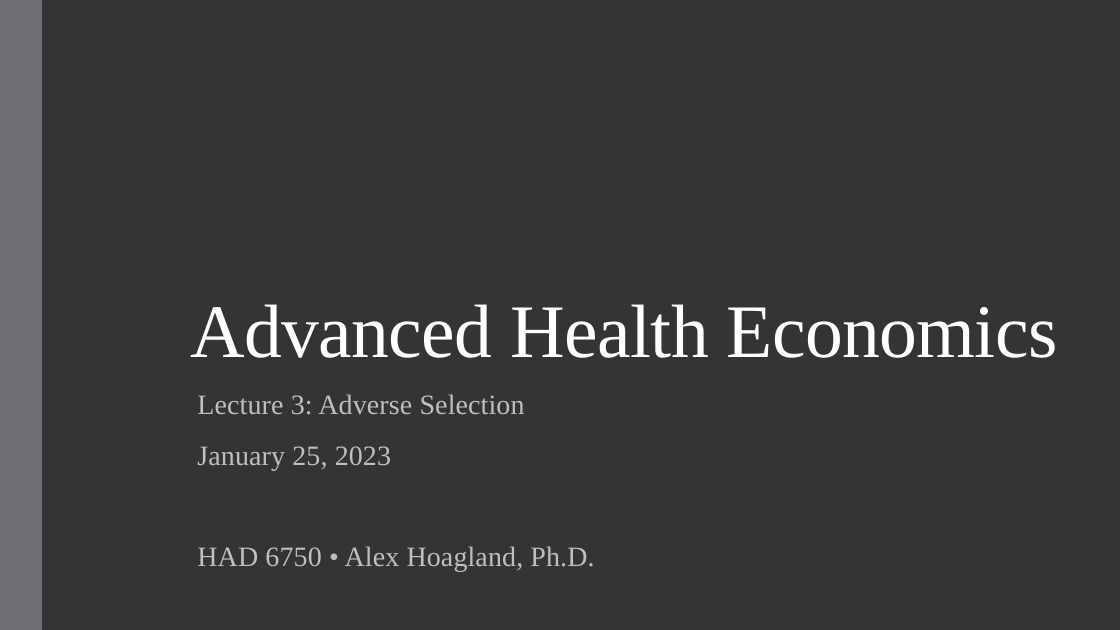
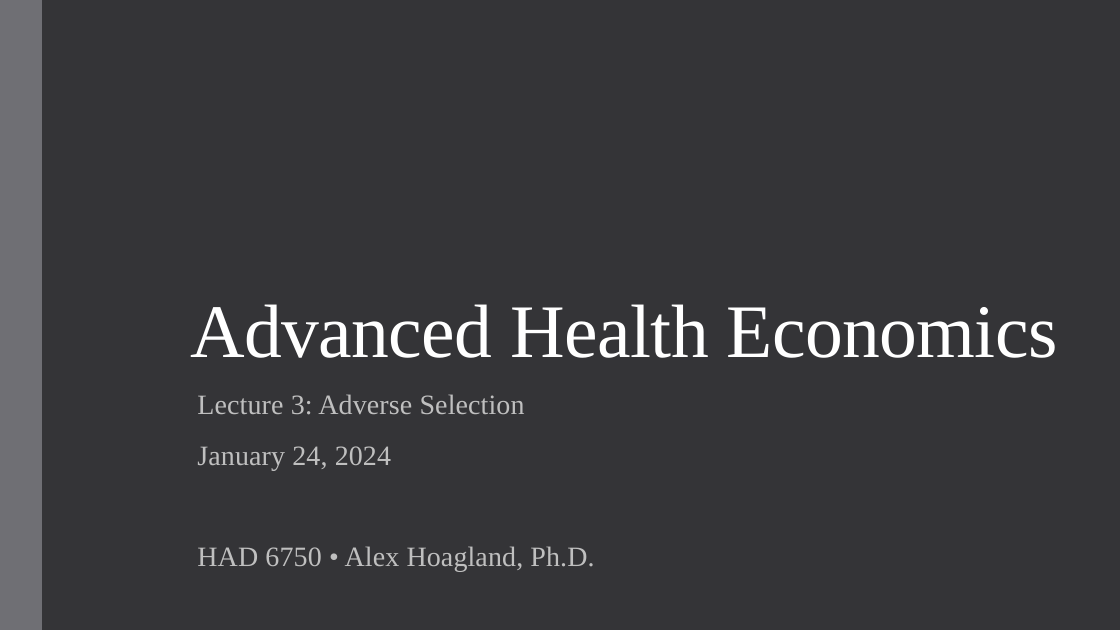
Before and after one commit to alex-hoagland/HAD6750H, a slide deck: slide 1 of Lecture03_AdverseSelection/L3Slides_AdverseSelection_2023W.pptx. Drawn at 1120x630 pixels with LibreOffice and Linux fonts; fonts in the diff are those of the drawing. Boxes give left, top, right and bottom in pixels: in the first picture for what was removed or moved away, otherwise in the second. Text is boxed around its words. In the diff, an @@ line names an element or a change of style, - is before the commit and + after.

```diff
--- a/Lecture03_AdverseSelection/L3Slides_AdverseSelection_2023W.pptx
+++ b/Lecture03_AdverseSelection/L3Slides_AdverseSelection_2023W.pptx
@@ subtitle at bbox=[197, 446, 391, 470]: text changed @@
-January 25, 2023
+January 24, 2024
```
Also in this commit, not shown: 1 slide added, 1 slide removed.
